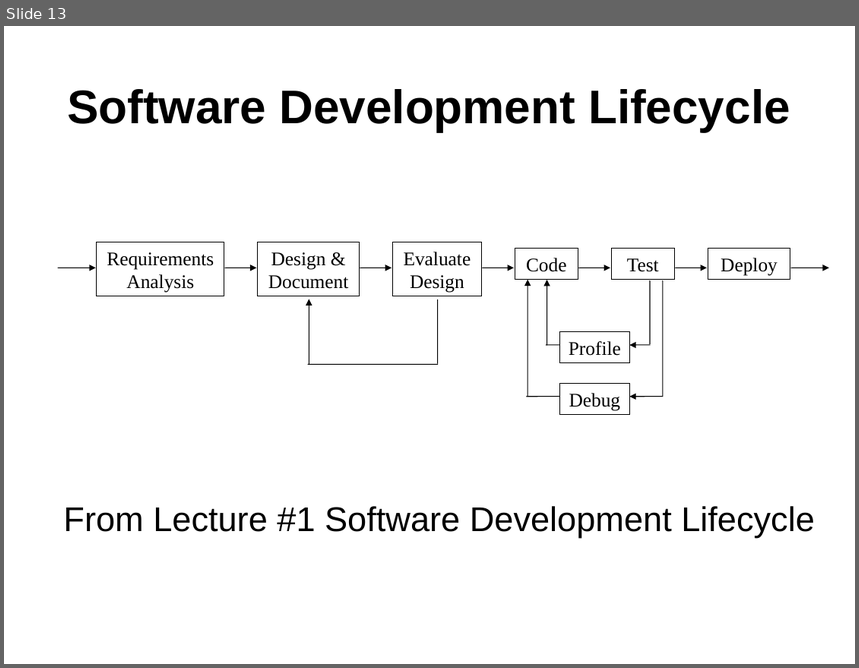
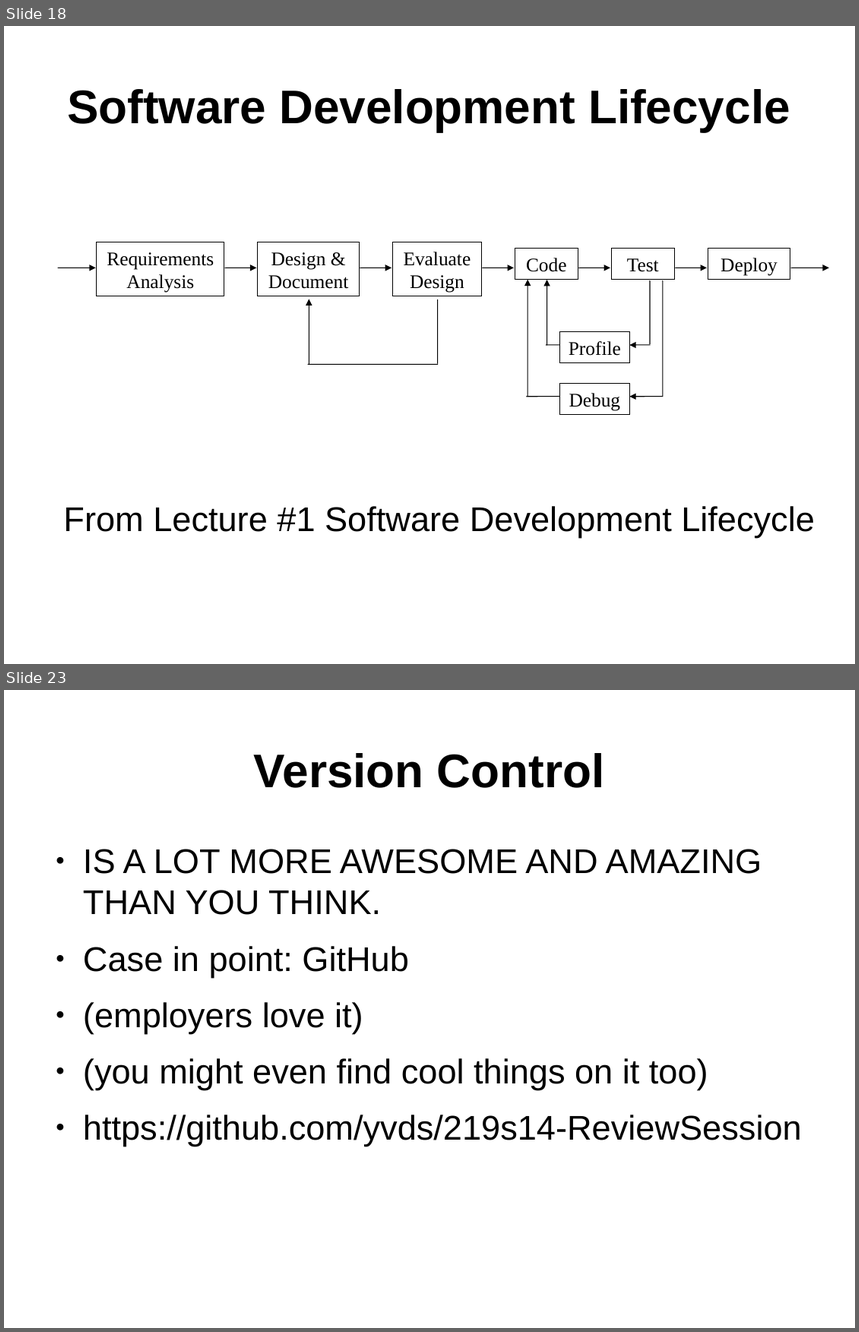
Before and after one commit to yv444/cse219-review, a slide deck: midterm_review.odp. Shown one above the other, each under a label of ours: slide 13 before the commit, slides 18 and 23 after it; the slides between them are not shown. The pictures are 859x668 and 859x1332 pixels, drawn with LibreOffice and Linux fonts; fonts in the diff are those of the drawing. Boxes give left, top, right and bottom in pixels: in the first picture for what was removed or moved away, otherwise in the second. Text is boxed around its words. In the diff, an @@ line names an element or a change of style, - is before the commit and + after.

```diff
--- a/midterm_review.odp
+++ b/midterm_review.odp
@@ slide 23 added at <box>4,690,855,1328</box>, background #FFFFFF @@
@@ title added at <box>254,753,604,788</box>, 44 pt, text #000000, bold @@
+Version Control
@@ text added at <box>83,849,802,1147</box>, 32 pt, text #000000 @@
+● IS A LOT MORE AWESOME AND AMAZING THAN YOU THINK.
+● Case in point: GitHub
+● (employers love it)
+● (you might even find cool things on it too)
+● https://github.com/yvds/219s14-ReviewSession
@@ what was slide 13 is now slide 18 @@
```
Also in this commit, not shown: 9 other slides added, 2 other files.
